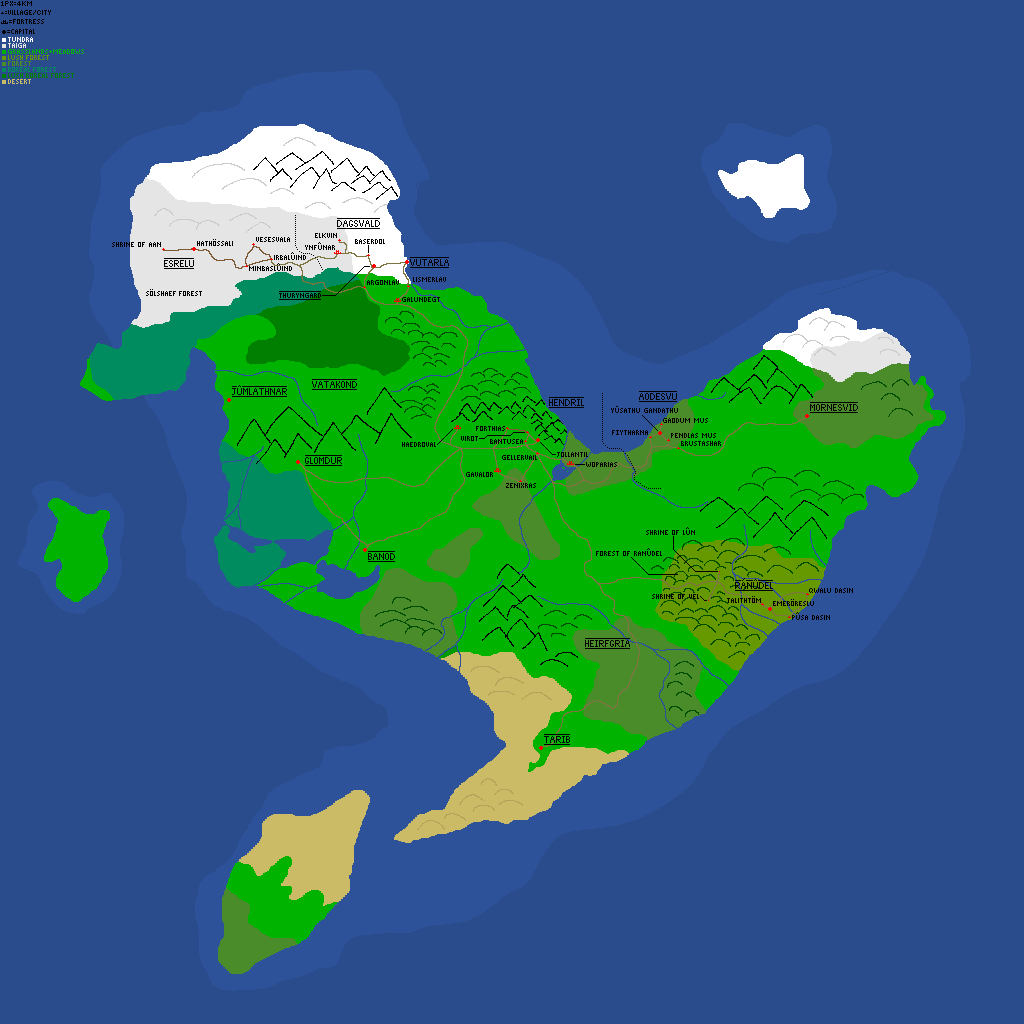
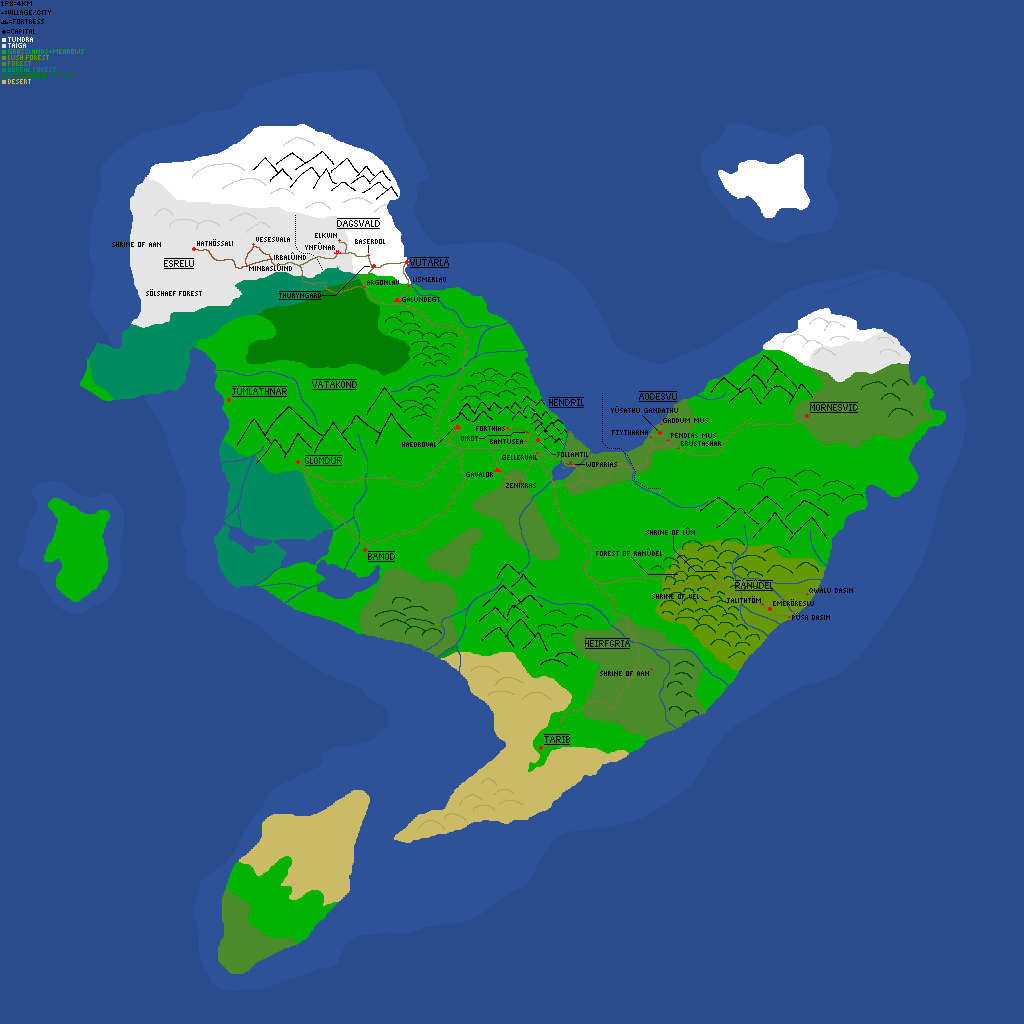
Two versions of the same layered image (w=1024, h=1024). Layer-by-layer changes:
painted on "names" over box(600, 671, 649, 676)
painted on "roads" over box(163, 248, 650, 670)
painted on "Background" over box(162, 248, 653, 670)
